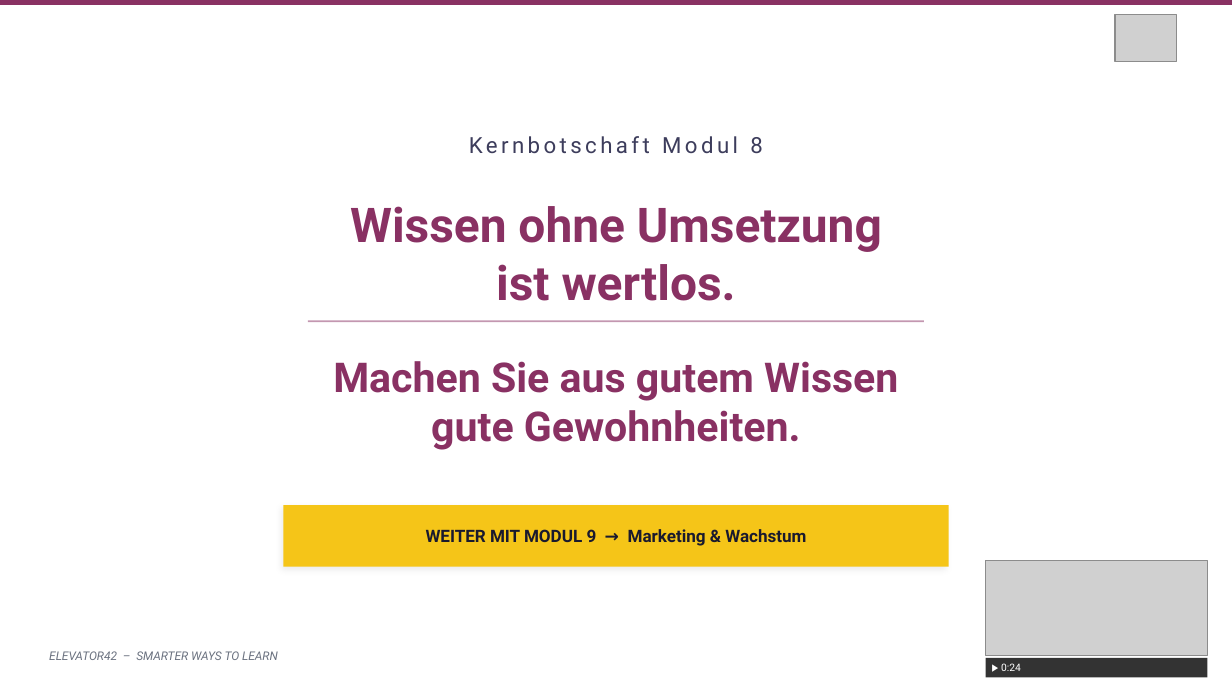
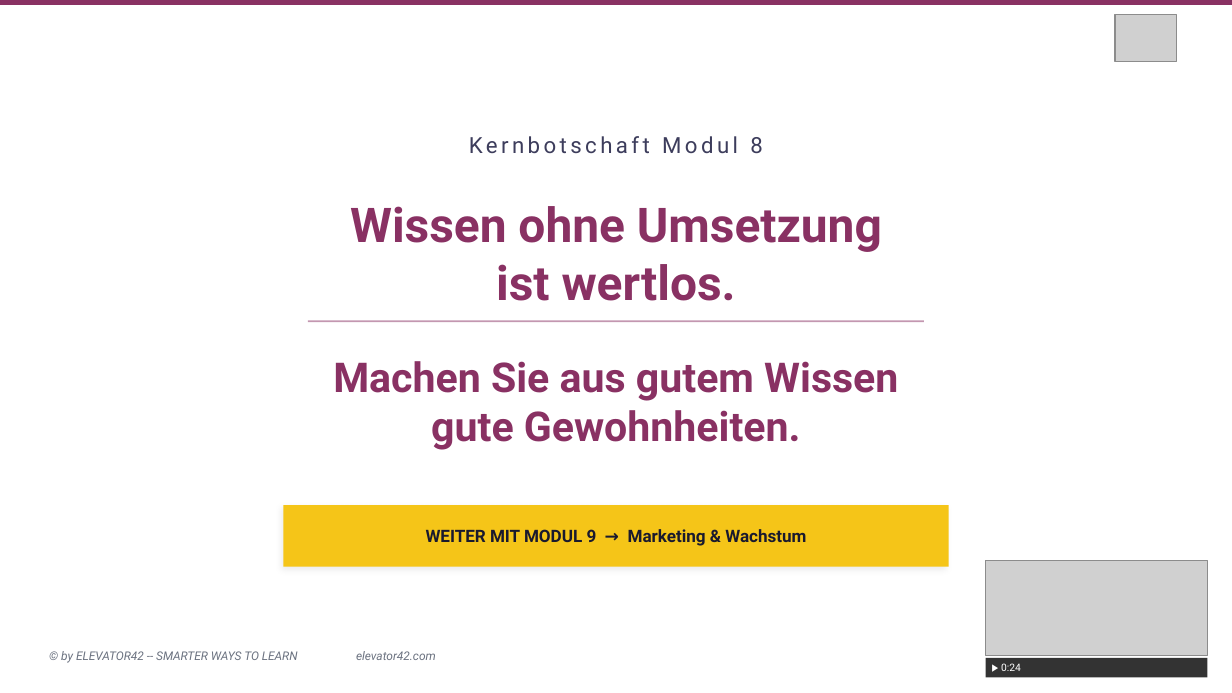
Before and after one commit to Dereinkommensberater/elevator42-kurs, a slide deck: slide 7 of praesentationen-pptx/Elevator42_Modul8_Slides.pptx (slide 6 before the commit). Drawn at 1232x693 pixels with LibreOffice and Linux fonts; fonts in the diff are those of the drawing; grey boxes stand for pictures; background and template pictures are left out. Boxes give left, top, right and bottom in pixels: in the first picture for what was removed or moved away, otherwise in the second. Text is boxed around its words. In the diff, an @@ line names an element or a change of style, - is before the commit and + after.

```diff
--- a/praesentationen-pptx/Elevator42_Modul8_Slides.pptx
+++ b/praesentationen-pptx/Elevator42_Modul8_Slides.pptx
@@ text at bbox=[61, 651, 436, 663]: text changed @@
-ELEVATOR42 – SMARTER WAYS TO LEARN
+© by ELEVATOR42 -- SMARTER WAYS TO LEARN elevator42.com
```
Also in this commit, not shown: 5 other slides changed, 2 slides added, 1 slide removed, 53 other files.
